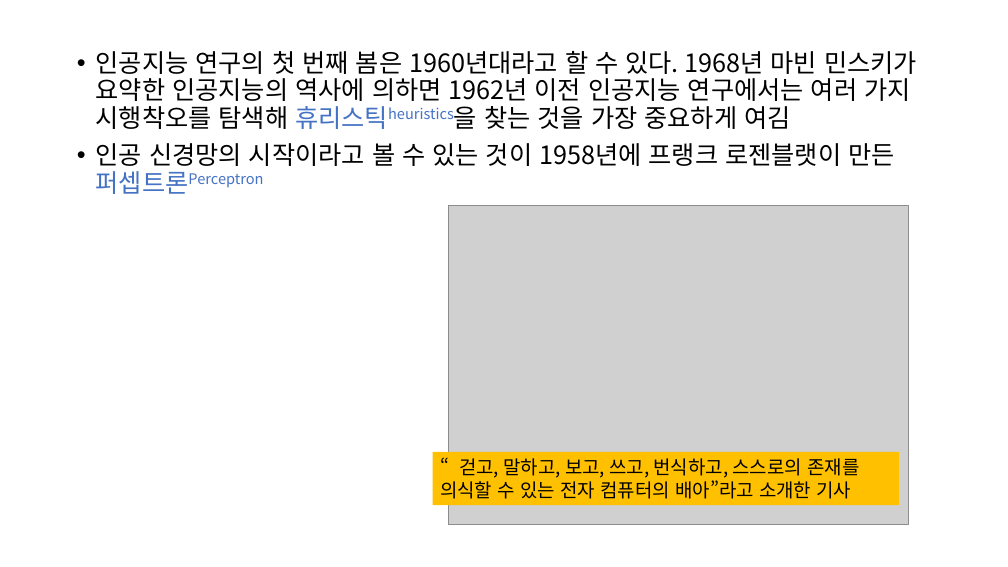
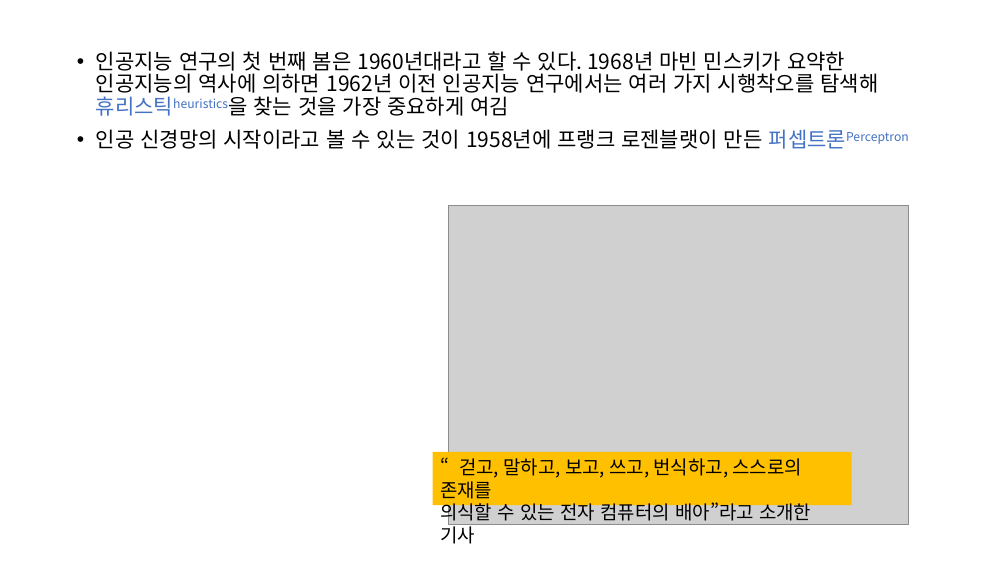
Before and after one commit to dknife/2022MLClass, a slide deck: slide 6 of LectureNotes/01장_머신러닝이란.pptx. Drawn at 1008x567 pixels with LibreOffice and Linux fonts; fonts in the diff are those of the drawing; grey boxes stand for pictures. Boxes give left, top, right and bottom in pixels: in the first picture for what was removed or moved away, otherwise in the second. Text is boxed around its words. In the diff, an @@ line names an element or a change of style, - is before the commit and + after.

```diff
--- a/LectureNotes/01장_머신러닝이란.pptx
+++ b/LectureNotes/01장_머신러닝이란.pptx
@@ text "인공지능 연구의 첫 번째 봄은 ..." at bbox=[96, 51, 909, 149]: size 24 to 20 pt @@
@@ rectangle "“걷고, 말하고, 보고, 쓰고, 번식하고, ...": place and size @@
-rectangle "“걷고, 말하고, 보고, 쓰고, 번식하고, ..." at bbox=[433, 452, 899, 506]
+rectangle "“걷고, 말하고, 보고, 쓰고, 번식하고, ..." at bbox=[433, 452, 851, 506]
```
Also in this commit, not shown: 19 other slides changed, 1 other file.
